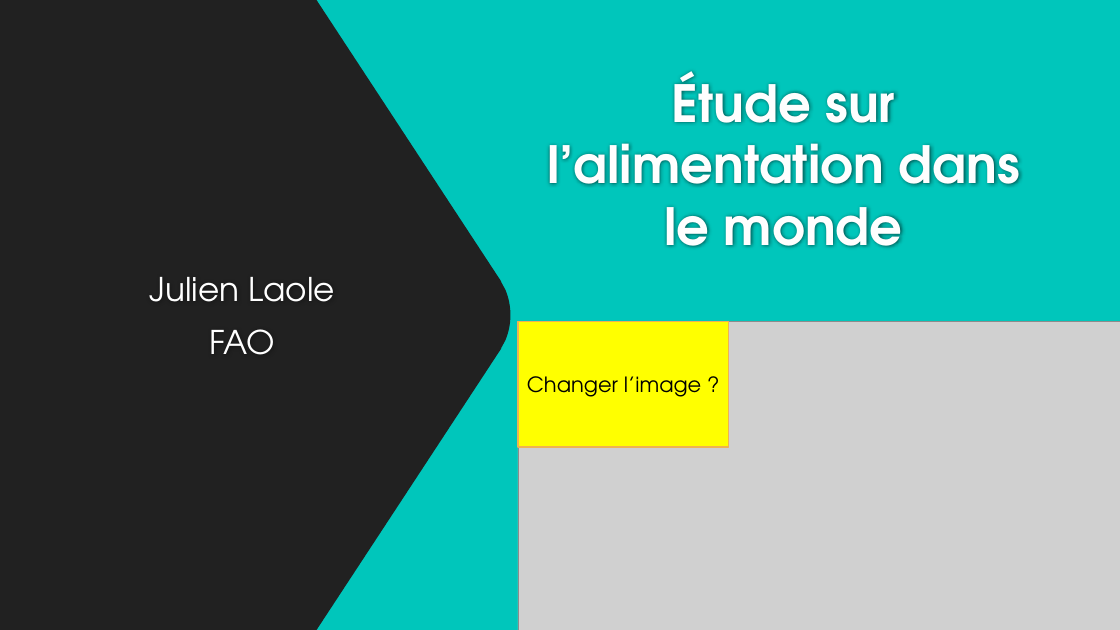
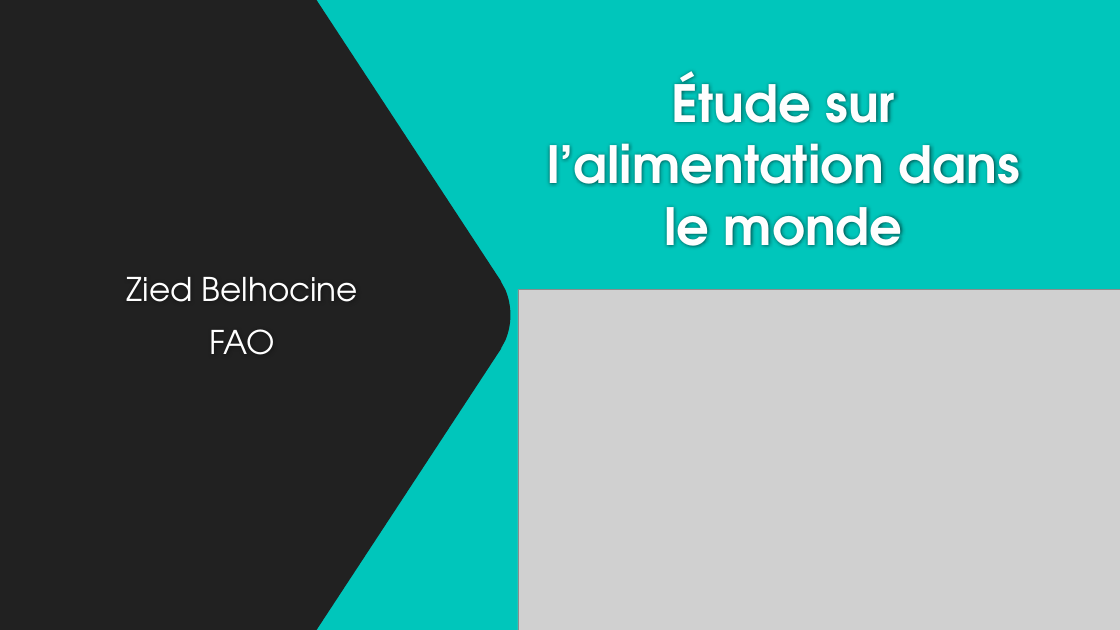
Before and after one commit to ziedbelhocine/Cours-OC, a slide deck: slide 1 of Data_Analyst/Projet_4/Template+de+présentation_Faim_monde-V2.pptx. Drawn at 1120x630 pixels with LibreOffice and Linux fonts; fonts in the diff are those of the drawing; grey boxes stand for pictures; background and template pictures are left out. Boxes give left, top, right and bottom in pixels: in the first picture for what was removed or moved away, otherwise in the second. Text is boxed around its words. In the diff, an @@ line names an element or a change of style, - is before the commit and + after.

```diff
--- a/Data_Analyst/Projet_4/Template+de+présentation_Faim_monde-V2.pptx
+++ b/Data_Analyst/Projet_4/Template+de+présentation_Faim_monde-V2.pptx
@@ subtitle at (127, 277, 358, 302): text changed @@
-Julien Laole
+Zied Belhocine
@@ picture: place and size @@
-picture at (518, 321, 1120, 630)
+picture at (518, 290, 1120, 630)
@@ rectangle removed at (518, 321, 729, 447) @@
-Changer l’image ?
```
Also in this commit, not shown: 1 other slide changed, 2 other files.
